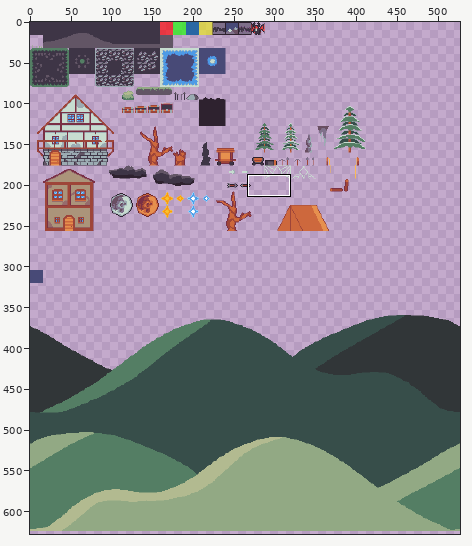
Two versions of one sprite sheet, Assets/Maps/tileset.png. Above: a wide view before the commit, with the close-up outlined.
Close-up. Before the edit:
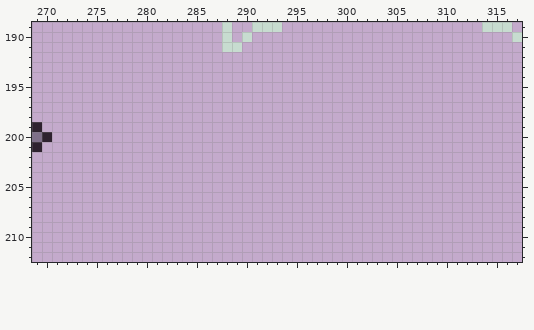
The file is 528x672 pixels. Pixels under 10% opacity are left out. Colours within 5 levels of each other are drawn and written as one. Shown: x 269..317, y 189..212. The wide view leaves out empty margins.
Once edited:
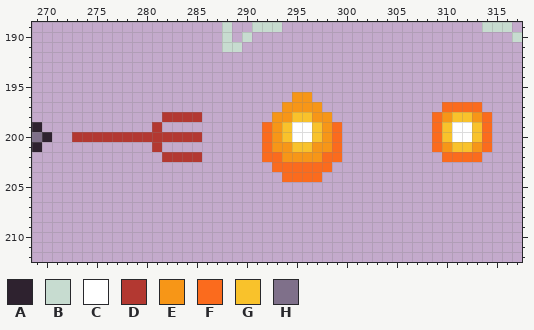
Palette (. is transparent): A #2e222f  B #c7dcd0  C #ffffff  D #b33831  E #f79617  F #fb6b1d  G #f9c22b  H #7f708a
The edit:
{"y":196,"x":295,"old":"..","new":"EE"}
{"y":197,"x":294,"old":"....","new":"EEEE"}
{"y":197,"x":310,"old":"....","new":"FFFF"}
{"y":198,"x":282,"old":"....","new":"DDDD"}
{"y":198,"x":293,"old":"......","new":"EEGGEE"}
{"y":198,"x":309,"old":"......","new":"FEGGEF"}
{"y":199,"x":281,"old":".","new":"D"}
{"y":199,"x":292,"old":"........","new":"FEGCCGEF"}
{"y":199,"x":309,"old":"......","new":"FGCCGF"}
{"y":200,"x":273,"old":".............","new":"DDDDDDDDDDDDD"}
{"y":200,"x":292,"old":"........","new":"FEGCCGEF"}
{"y":200,"x":309,"old":"......","new":"FGCCGF"}
{"y":201,"x":281,"old":".","new":"D"}
{"y":201,"x":292,"old":"........","new":"FEEGGEEF"}
{"y":201,"x":309,"old":"......","new":"FEGGEF"}
{"y":202,"x":282,"old":"....","new":"DDDD"}
{"y":202,"x":292,"old":"........","new":"FFEEEEFF"}
{"y":202,"x":310,"old":"....","new":"FFFF"}
{"y":203,"x":293,"old":"......","new":"FFFFFF"}
{"y":204,"x":294,"old":"....","new":"FFFF"}
